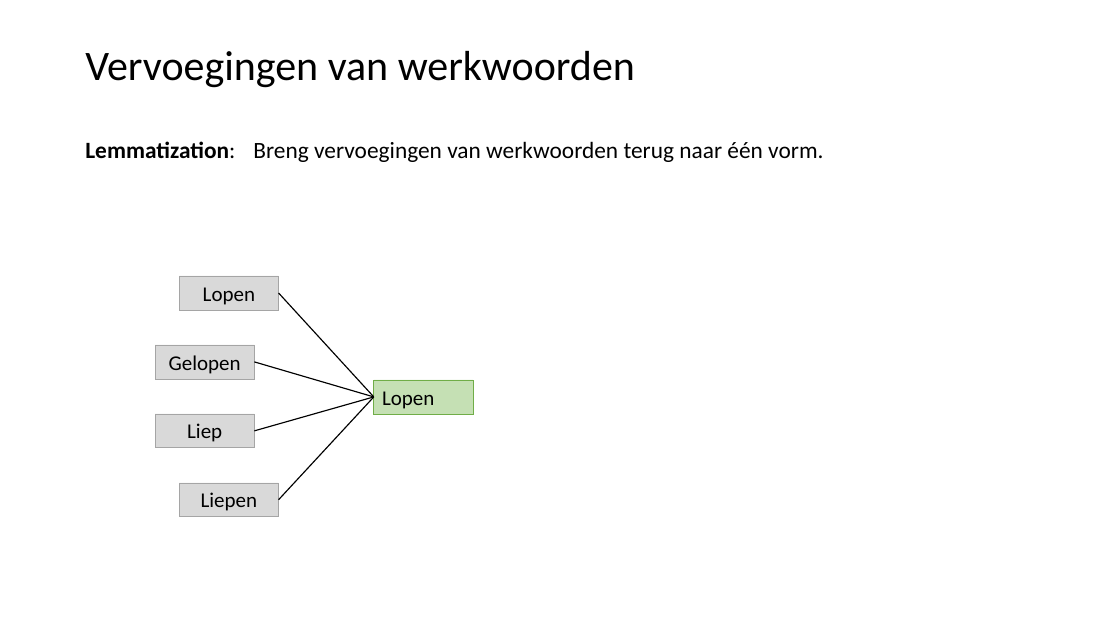
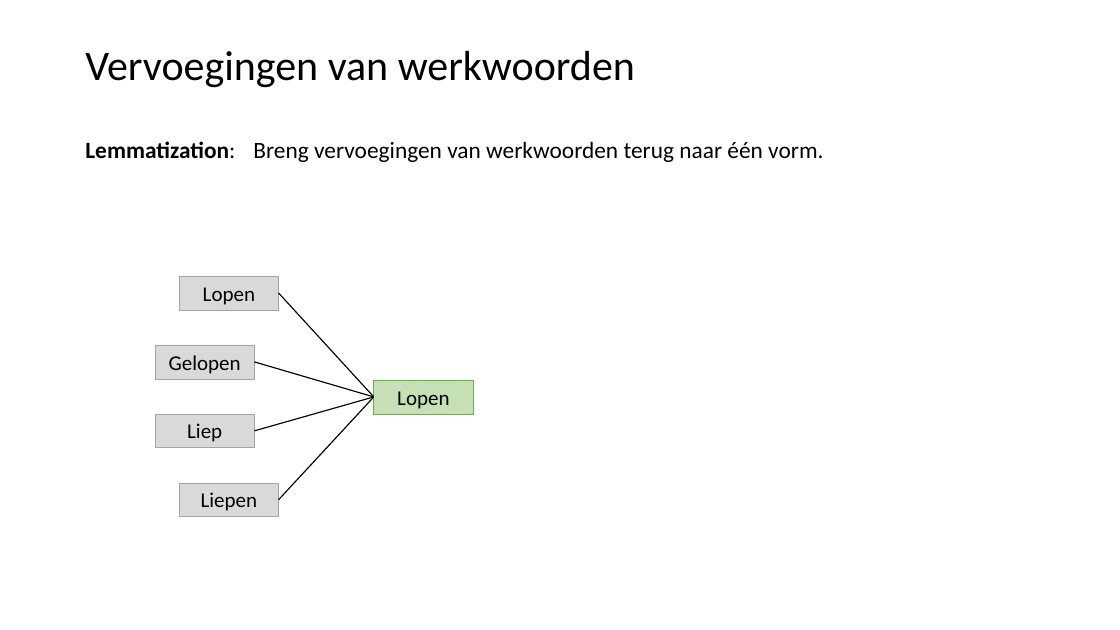
Before and after one commit to LFKoning/knowledge-sharing, a slide deck: slide 27 of python_course/5_nlp/python_cursus_5.pptx (slide 28 before the commit). Drawn at 1120x630 pixels with LibreOffice and Linux fonts; fonts in the diff are those of the drawing. Boxes give left, top, right and bottom in pixels: in the first picture for what was removed or moved away, otherwise in the second. Text is boxed around its words. In the diff, an @@ line names an element or a change of style, - is before the commit and + after.

```diff
--- a/python_course/5_nlp/python_cursus_5.pptx
+++ b/python_course/5_nlp/python_cursus_5.pptx
@@ rectangle "Lopen" at [374,380,473,413]: alignment left to centre @@
```
Also in this commit, not shown: 6 other slides changed, 3 slides removed.
